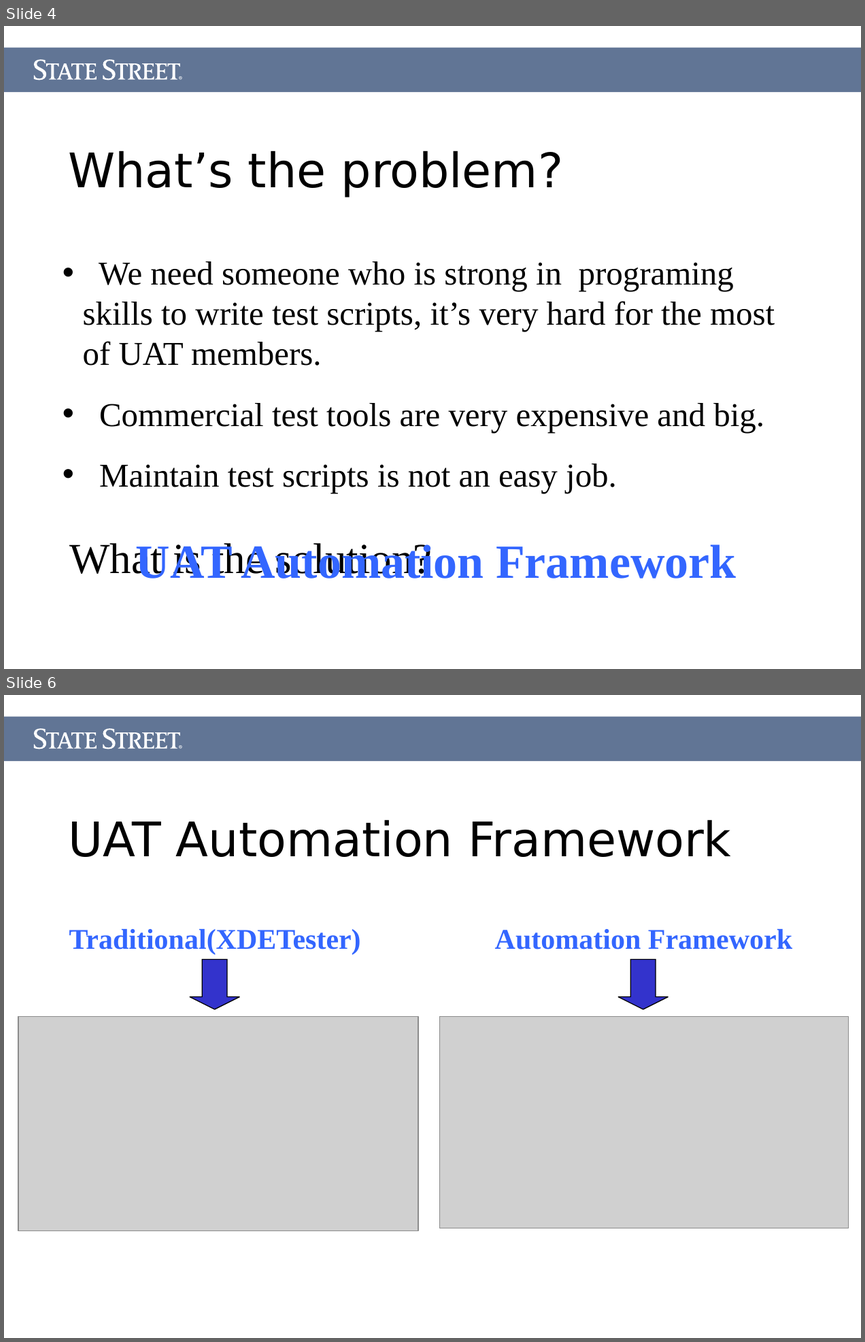
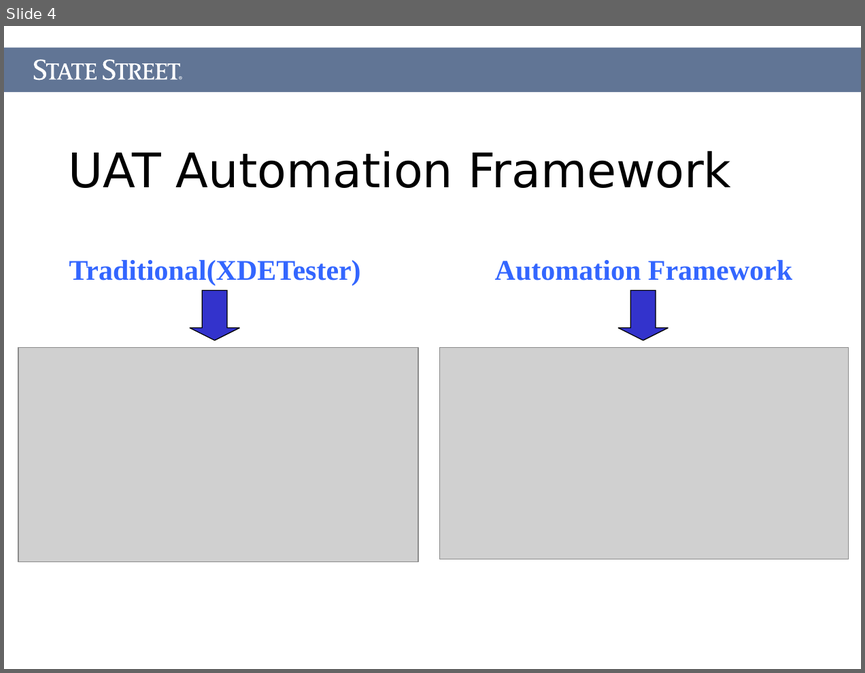
Before and after one commit to Letractively/autotester, a slide deck: Document/AutoTester.ppt. Shown one above the other, each under a label of ours: slides 4 and 6 before the commit, slide 4 after it; the slides between them are not shown. The pictures are 865x1342 and 865x673 pixels, drawn with LibreOffice and Linux fonts; fonts in the diff are those of the drawing; grey boxes stand for pictures. Boxes give left, top, right and bottom in pixels: in the first picture for what was removed or moved away, otherwise in the second. Text is boxed around its words. In the diff, an @@ line names an element or a change of style, - is before the commit and + after.

```diff
--- a/Document/AutoTester.ppt
+++ b/Document/AutoTester.ppt
@@ slide 4 removed at box(4, 26, 861, 669), background #FFFFFF @@
@@ rectangle removed at box(4, 48, 861, 92) @@
@@ freeform shape removed at box(34, 59, 181, 80) @@
@@ freeform shape removed at box(179, 76, 182, 80) @@
@@ title removed at box(68, 150, 563, 197) @@
-What’s the problem?
@@ text removed at box(83, 261, 774, 493) @@
-• We need someone who is strong in programing skills to write test scripts, it’s very hard for the most of UAT members.
-• Commercial test tools are very expensive and big.
-• Maintain test scripts is not an easy job.
@@ text removed at box(69, 543, 432, 578) @@
-What is the solution?
@@ text removed at box(136, 543, 483, 578) @@
-UAT Automation Framework
@@ what was slide 6 is now slide 4 @@
```
Also in this commit, not shown: 4 slides changed, 4 slides added, 1 other slide removed.
